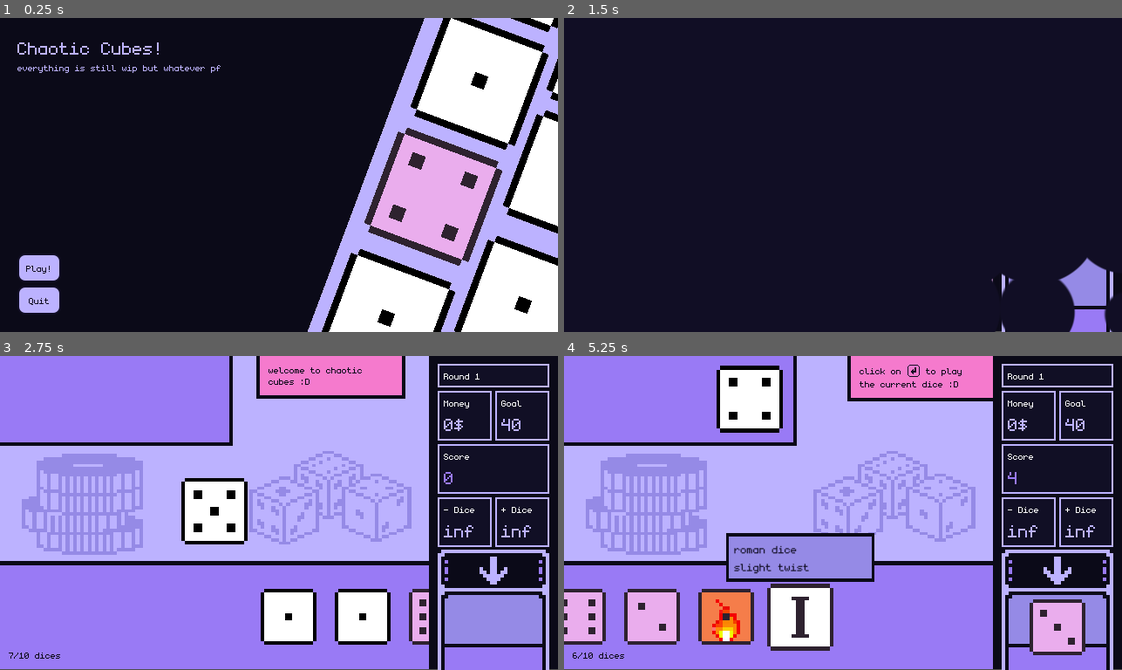
Above: before the commit, frames 1-4 (two rows, left to right).
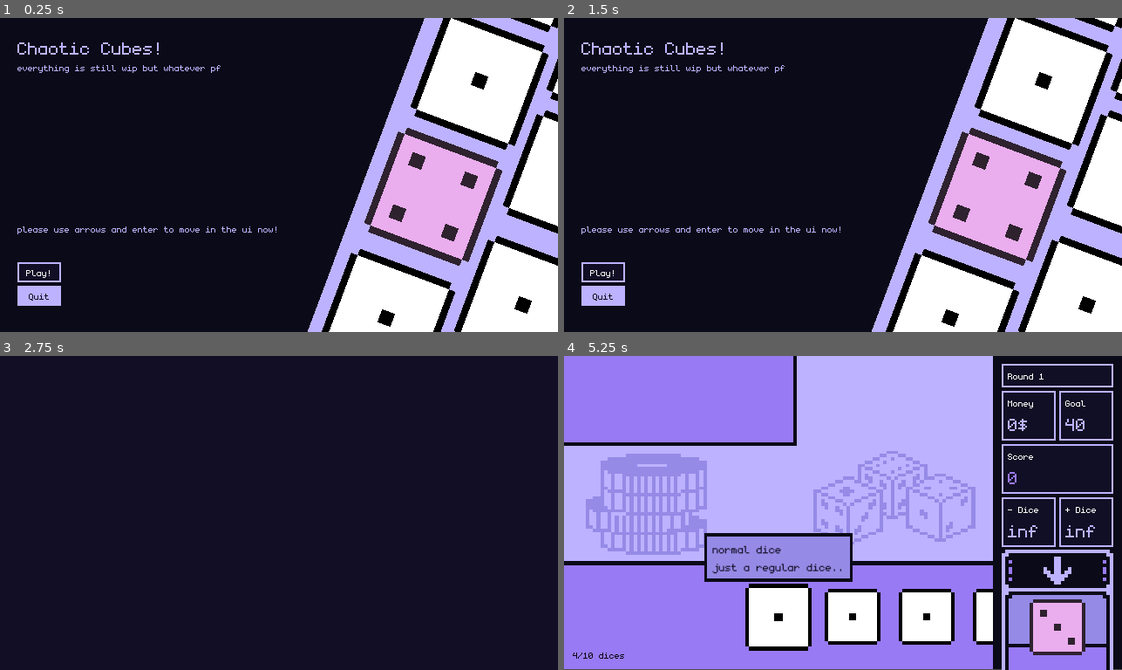
Above: after the commit, the same moments.

Repository: espcaa/chaotic-cubes
Game: Godot game, scene res://scenes/main_menu.tscn
Two runs of this game, one before a commit and one after it. Both use one fixed random seed, a clock stepped at 60 frames per second and the inputs below. Sound files missing from this copy of the repository are replaced by a short silence.
Inputs (mouse positions are in pixels of both pictures, inside the frame that each line leads up to):
- Up to frame 1 (0.25 s): no input
- Up to frame 2 (1.5 s): click (603, 269) at 0.5 s, where only the run before the commit has a clickable "Play!"; click (603, 269) at 1.25 s, where only the run before the commit has a clickable "Play!"
- Up to frame 3 (2.75 s): tap Enter (play) at 2 s; move the mouse to (329, 374) at 2.02 s; hold D (right) from 2.03 s (still down); tap Tab (draw) at 2.1 s; click (329, 374) at 2.17 s
- Up to frame 4 (5.25 s): move the mouse to (731, 528) at 2.77 s; release D (right) at 2.78 s; hold A (left) 2.78-3.53 s; tap one key every 0.75 s from 2.85 s: Down (remove_dice) Down (remove_dice) Tab (draw) Enter (play); click (731, 528) at 2.92 s; move the mouse to (898, 443) at 3.52 s; hold D (right) 3.53-4.28 s; click (898, 443) at 3.67 s; move the mouse to (815, 575) at 4.27 s; hold Up (ui_up) 4.28-5.03 s; click (815, 575) at 4.42 s; move the mouse to (1010, 560) at 5.02 s; hold A (left) from 5.03 s (still down); click (1010, 560) at 5.17 s

The runs differ from the first frame. In frame 1, 1.1% of the frame differs, in the area x 3-50%, y 66-94%; in frame 2, 36%; in frame 3, 82%, in the area x 0-100%, y 0-100%; in frame 4, 19%.

Commit message:
fixed some of the ui

Diff:
--- a/scenes/custom_button.gd
+++ b/scenes/custom_button.gd
@@ -50,19 +50,21 @@
 	var style_normal := StyleBoxFlat.new()
 	style_normal.bg_color = bg_color_real
 	style_normal.set_border_width_all(2)
-	style_normal.border_color = font_color_real
+	style_normal.border_color = bg_color_real
 	style_normal.set_corner_radius_all(8)
 	style_normal.content_margin_left = 10
 	style_normal.content_margin_right = 10
-	style_normal.content_margin_top = 10
-	style_normal.content_margin_bottom = 10
+	style_normal.content_margin_top = 5
+	style_normal.content_margin_bottom = 5
+	style_normal.set_corner_radius_all(0)
 	add_theme_stylebox_override("normal", style_normal)
 
 	# Hover
 	var style_hover := style_normal.duplicate() as StyleBoxFlat
 	style_hover.bg_color = hover_color_real
+	style_hover.border_color = bg_color_real
+	add_theme_stylebox_override("focus", style_hover)
 	add_theme_stylebox_override("hover", style_hover)
-
 
 
 func get_palette_color(role: ColorRole, custom: Color) -> Color:
--- a/scenes/custom_button.tscn
+++ b/scenes/custom_button.tscn
@@ -1,19 +1,23 @@
-[gd_scene load_steps=6 format=3 uid="uid://d26hs8spvqyjy"]
+[gd_scene load_steps=7 format=3 uid="uid://d26hs8spvqyjy"]
 
 [ext_resource type="FontFile" uid="uid://dplyku4eceytx" path="res://assets/fonts/monogram-extended.ttf" id="1_bfr1r"]
 [ext_resource type="Script" uid="uid://dlylufk4kmq13" path="res://scenes/custom_button.gd" id="1_ql6db"]
 
-[sub_resource type="StyleBoxEmpty" id="StyleBoxEmpty_32hcy"]
+[sub_resource type="StyleBoxFlat" id="StyleBoxFlat_bfr1r"]
 
 [sub_resource type="StyleBoxEmpty" id="StyleBoxEmpty_yt7k8"]
 
 [sub_resource type="StyleBoxEmpty" id="StyleBoxEmpty_bfr1r"]
 
+[sub_resource type="StyleBoxFlat" id="StyleBoxFlat_32hcy"]
+
 [node name="custom_button" type="Button"]
 offset_right = 8.0
 offset_bottom = 8.0
+mouse_filter = 2
 theme_override_fonts/font = ExtResource("1_bfr1r")
-theme_override_styles/focus = SubResource("StyleBoxEmpty_32hcy")
+theme_override_styles/focus = SubResource("StyleBoxFlat_bfr1r")
 theme_override_styles/hover_pressed = SubResource("StyleBoxEmpty_yt7k8")
 theme_override_styles/pressed = SubResource("StyleBoxEmpty_bfr1r")
+theme_override_styles/normal = SubResource("StyleBoxFlat_32hcy")
 script = ExtResource("1_ql6db")
--- a/scenes/dice.tscn
+++ b/scenes/dice.tscn
@@ -5,7 +5,7 @@
 [ext_resource type="PackedScene" uid="uid://c4x5tkis316mh" path="res://scenes/colored_container.tscn" id="3_oi81l"]
 [ext_resource type="PackedScene" uid="uid://cbmn5tiw3fr6c" path="res://scenes/custom_label.tscn" id="3_ycnvv"]
 [ext_resource type="AudioStream" uid="uid://ssthpp2wdqma" path="res://assets/music/accept.ogg" id="5_yk8ku"]
-[ext_resource type="AudioStream" uid="uid://u65fq4uihj3i" path="res://assets/music/swoo.mp3" id="6_tannu"]
+[ext_resource type="AudioStream" uid="uid://cu4fb7mtjym1i" path="res://assets/music/woosh.ogg" id="6_tannu"]
 
 [sub_resource type="Animation" id="Animation_mvkvt"]
 length = 0.001
--- a/scenes/dice_4.tscn
+++ b/scenes/dice_4.tscn
@@ -1,6 +1,7 @@
-[gd_scene load_steps=2 format=3 uid="uid://de64rmof7wlfm"]
+[gd_scene load_steps=3 format=3 uid="uid://de64rmof7wlfm"]
 
 [ext_resource type="PackedScene" uid="uid://cr4uhm3qq7x2w" path="res://scenes/dice_6.tscn" id="1_p81pk"]
+[ext_resource type="AudioStream" uid="uid://u65fq4uihj3i" path="res://assets/music/swoo.mp3" id="2_xc6ge"]
 
 [node name="dice_4" instance=ExtResource("1_p81pk")]
 number = 4
@@ -10,3 +11,6 @@
 offset_top = -7.0
 offset_right = 52.0
 offset_bottom = 19.0
+
+[node name="woosh" parent="." index="5"]
+stream = ExtResource("2_xc6ge")
--- a/scenes/dice_5.tscn
+++ b/scenes/dice_5.tscn
@@ -1,6 +1,10 @@
-[gd_scene load_steps=2 format=3 uid="uid://dqqttm5yjso7k"]
+[gd_scene load_steps=3 format=3 uid="uid://dqqttm5yjso7k"]
 
 [ext_resource type="PackedScene" uid="uid://cr4uhm3qq7x2w" path="res://scenes/dice_6.tscn" id="1_p81pk"]
+[ext_resource type="AudioStream" uid="uid://u65fq4uihj3i" path="res://assets/music/swoo.mp3" id="2_nq03n"]
 
 [node name="dice_5" instance=ExtResource("1_p81pk")]
 number = 5
+
+[node name="woosh" parent="." index="5"]
+stream = ExtResource("2_nq03n")
--- a/scenes/first_level_game_ui.tscn
+++ b/scenes/first_level_game_ui.tscn
@@ -1,6 +1,19 @@
-[gd_scene load_steps=2 format=3 uid="uid://b2swltrwdy5yr"]
+[gd_scene load_steps=3 format=3 uid="uid://b2swltrwdy5yr"]
 
 [ext_resource type="PackedScene" uid="uid://bfu41rido3bca" path="res://scenes/game_ui.tscn" id="1_ys7o7"]
+[ext_resource type="PackedScene" uid="uid://bdto7x5d0a4by" path="res://scenes/dice_normal.tscn" id="2_740n0"]
 
 [node name="first_level_game_ui" instance=ExtResource("1_ys7o7")]
 goal = 40
+
+[node name="dice" parent="HBoxContainer/VBoxContainer/dice_container/point" index="0" instance=ExtResource("2_740n0")]
+
+[node name="dice2" parent="HBoxContainer/VBoxContainer/dice_container/point" index="1" instance=ExtResource("2_740n0")]
+
+[node name="dice3" parent="HBoxContainer/VBoxContainer/dice_container/point" index="2" instance=ExtResource("2_740n0")]
+
+[node name="dice4" parent="HBoxContainer/VBoxContainer/dice_container/point" index="3" instance=ExtResource("2_740n0")]
+
+[node name="dice5" parent="HBoxContainer/VBoxContainer/dice_container/point" index="4" instance=ExtResource("2_740n0")]
+
+[node name="dice6" parent="HBoxContainer/VBoxContainer/dice_container/point" index="5" instance=ExtResource("2_740n0")]
--- /dev/null
+++ b/scenes/focus_container.gd
@@ -0,0 +1,70 @@
+extends VBoxContainer
+
+var buttons: Array[Button] = []
+var focused_index: int = 0
+var manual_focus: bool = false  # flag to disable our own focus movement when user interacts
+
+
+func _ready() -> void:
+	for i in get_children():
+		if i is MarginContainer:
+			for j in i.get_children():
+				if j is Button:
+					_add_button(j)
+		elif i is Button:
+			_add_button(i)
+
+	if buttons.size() > 0:
+		buttons[0].grab_focus()
+
+
+func _add_button(btn: Button) -> void:
+	buttons.append(btn)
+	btn.focus_mode = Control.FOCUS_ALL
+	btn.connect(
+		"mouse_entered", Callable(self, "_on_button_focus_entered").bind(buttons.size() - 1)
+	)
+	btn.connect("gui_input", Callable(self, "_on_button_gui_input"))
+
+
+func _on_button_focus_entered(index: int) -> void:
+	focused_index = index
+	manual_focus = true  # user focused something manually
+	# optional: print("Focus entered on ", buttons[index].name)
+
+
+func _on_button_gui_input(event: InputEvent) -> void:
+	if event is InputEventMouseButton or event is InputEventMouseMotion:
+		manual_focus = true  # user is using the mouse
+
+
+func _input(event: InputEvent) -> void:
+	# if user focused something manually, don't interfere
+	if manual_focus:
+		return
+
+	if event.is_action_pressed("ui_down"):
+		_focus_next_button()
+	elif event.is_action_pressed("ui_up"):
+		_focus_previous_button()
+	elif event.is_action_pressed("ui_accept"):
+		if focused_index != -1 and focused_index < buttons.size():
+			buttons[focused_index].emit_signal("pressed")
+
+
+func _focus_next_button() -> void:
+	if buttons.size() == 0:
+		return
+	focused_index = (focused_index + 1) % buttons.size()
+	buttons[focused_index].grab_focus()
+
+
+func _focus_previous_button() -> void:
+	if buttons.size() == 0:
+		return
+	focused_index = (focused_index - 1 + buttons.size()) % buttons.size()
+	buttons[focused_index].grab_focus()
+
+
+func reset_focus_control() -> void:
+	manual_focus = false
--- a/scenes/game_ui.tscn
+++ b/scenes/game_ui.tscn
@@ -1,17 +1,13 @@
-[gd_scene load_steps=20 format=3 uid="uid://bfu41rido3bca"]
+[gd_scene load_steps=16 format=3 uid="uid://bfu41rido3bca"]
 
 [ext_resource type="Script" uid="uid://blbae1p8nj3sr" path="res://scenes/game_ui.gd" id="1_rns2u"]
 [ext_resource type="PackedScene" uid="uid://c4x5tkis316mh" path="res://scenes/colored_container.tscn" id="1_yubou"]
 [ext_resource type="PackedScene" uid="uid://d1tvr6ct2mujc" path="res://assets/drawing.tscn" id="2_o3bws"]
-[ext_resource type="PackedScene" uid="uid://bdto7x5d0a4by" path="res://scenes/dice_normal.tscn" id="3_u001w"]
 [ext_resource type="PackedScene" uid="uid://d26hs8spvqyjy" path="res://scenes/custom_button.tscn" id="4_1kaiv"]
 [ext_resource type="FontFile" uid="uid://dplyku4eceytx" path="res://assets/fonts/monogram-extended.ttf" id="4_bt76a"]
-[ext_resource type="PackedScene" uid="uid://cr4uhm3qq7x2w" path="res://scenes/dice_6.tscn" id="4_e0pfi"]
 [ext_resource type="AudioStream" uid="uid://s6rpy78m0p8u" path="res://assets/sound_dice.ogg" id="5_bt76a"]
 [ext_resource type="PackedScene" uid="uid://cbmn5tiw3fr6c" path="res://scenes/custom_label.tscn" id="5_djwj0"]
-[ext_resource type="PackedScene" uid="uid://blnpt5lk8cq3y" path="res://scenes/dice_romain.tscn" id="6_sjwyb"]
 [ext_resource type="PackedScene" uid="uid://7brptgis72d4" path="res://scenes/dice_machine.tscn" id="8_3huio"]
-[ext_resource type="PackedScene" uid="uid://d1pij81leeg4u" path="res://scenes/dice_fire.tscn" id="8_5kh4o"]
 [ext_resource type="PackedScene" uid="uid://4ql4svkmakt2" path="res://scenes/tutorial.tscn" id="12_s2npe"]
 [ext_resource type="PackedScene" uid="uid://8ko1cxls3xj4" path="res://scenes/pause_menu.tscn" id="13_g2v8e"]
 
@@ -287,21 +283,6 @@
 
 [node name="point" type="Node2D" parent="HBoxContainer/VBoxContainer/dice_container"]
 
-[node name="dice" parent="HBoxContainer/VBoxContainer/dice_container/point" instance=ExtResource("3_u001w")]
-
-[node name="dice2" parent="HBoxContainer/VBoxContainer/dice_container/point" instance=ExtResource("3_u001w")]
-
-[node name="dice3" parent="HBoxContainer/VBoxContainer/dice_container/point" instance=ExtResource("3_u001w")]
-
-[node name="dice_6" parent="HBoxContainer/VBoxContainer/dice_container/point" instance=ExtResource("4_e0pfi")]
-
-[node name="dice_7" parent="HBoxContainer/VBoxContainer/dice_container/point" instance=ExtResource("4_e0pfi")]
-number = 2
-
-[node name="dice5" parent="HBoxContainer/VBoxContainer/dice_container/point" instance=ExtResource("8_5kh4o")]
-
-[node name="dice4" parent="HBoxContainer/VBoxContainer/dice_container/point" instance=ExtResource("6_sjwyb")]
-
 [node name="VBoxContainer" type="VBoxContainer" parent="HBoxContainer/VBoxContainer/dice_container"]
 layout_mode = 2
 
--- a/scenes/main_menu.tscn
+++ b/scenes/main_menu.tscn
@@ -1,10 +1,11 @@
-[gd_scene load_steps=7 format=3 uid="uid://bybb7ys5erhhf"]
+[gd_scene load_steps=8 format=3 uid="uid://bybb7ys5erhhf"]
 
 [ext_resource type="PackedScene" uid="uid://c4x5tkis316mh" path="res://scenes/colored_container.tscn" id="1_06t4h"]
 [ext_resource type="Script" uid="uid://6wb86ksbqkpe" path="res://scenes/main_menu.gd" id="1_fu7sn"]
 [ext_resource type="PackedScene" uid="uid://cbmn5tiw3fr6c" path="res://scenes/custom_label.tscn" id="2_7vrkn"]
 [ext_resource type="PackedScene" uid="uid://d26hs8spvqyjy" path="res://scenes/custom_button.tscn" id="4_wu84c"]
 [ext_resource type="PackedScene" uid="uid://bmqb4ae43griq" path="res://scenes/dice.tscn" id="5_8ln24"]
+[ext_resource type="Script" uid="uid://bmx3ays57ef7r" path="res://scenes/focus_container.gd" id="5_oa1go"]
 [ext_resource type="PackedScene" uid="uid://cr4uhm3qq7x2w" path="res://scenes/dice_6.tscn" id="6_rtw2f"]
 
 [node name="main_menu" type="Control"]
@@ -159,6 +160,7 @@
 
 [node name="VBoxContainer" type="VBoxContainer" parent="Control2/MarginContainer"]
 layout_mode = 2
+script = ExtResource("5_oa1go")
 
 [node name="MarginContainer" type="MarginContainer" parent="Control2/MarginContainer/VBoxContainer"]
 layout_mode = 2
@@ -183,6 +185,22 @@
 layout_mode = 2
 hover_color = 4
 label_text = "Quit"
+
+[node name="MarginContainer3" type="MarginContainer" parent="Control2"]
+layout_mode = 2
+offset_left = 15.0
+offset_top = -90.0
+offset_right = 325.0
+offset_bottom = -72.0
+theme_override_constants/margin_left = 5
+theme_override_constants/margin_top = 5
+theme_override_constants/margin_right = 5
+theme_override_constants/margin_bottom = 0
+
+[node name="CustomLabel" parent="Control2/MarginContainer3" instance=ExtResource("2_7vrkn")]
+layout_mode = 2
+text = "please use arrows and enter to move in the ui now!"
+label_text = "please use arrows and enter to move in the ui now!"
 
 [node name="colored_container2" parent="." instance=ExtResource("1_06t4h")]
 layout_mode = 1
--- a/scenes/pause_menu.tscn
+++ b/scenes/pause_menu.tscn
@@ -119,12 +119,11 @@
 
 [node name="MarginContainer" type="MarginContainer" parent="colored_container/MarginContainer/HBoxContainer"]
 layout_mode = 2
-theme_override_constants/margin_left = 20
+theme_override_constants/margin_left = 10
 
 [node name="colored_container" parent="colored_container/MarginContainer/HBoxContainer/MarginContainer" instance=ExtResource("1_n87rw")]
 layout_mode = 2
 size_flags_horizontal = 3
-corner_radius = 4
 
 [node name="MarginContainer" type="MarginContainer" parent="colored_container/MarginContainer/HBoxContainer/MarginContainer/colored_container"]
 layout_mode = 2
Not shown, added: assets/music/woosh.ogg.import
Not shown, added: scenes/focus_container.gd.uid
Not shown, added: scenes/focus_container.uid
Not shown, changed: .DS_Store
Not shown, changed: assets/.DS_Store
Not shown, added: assets/music/woosh.ogg
